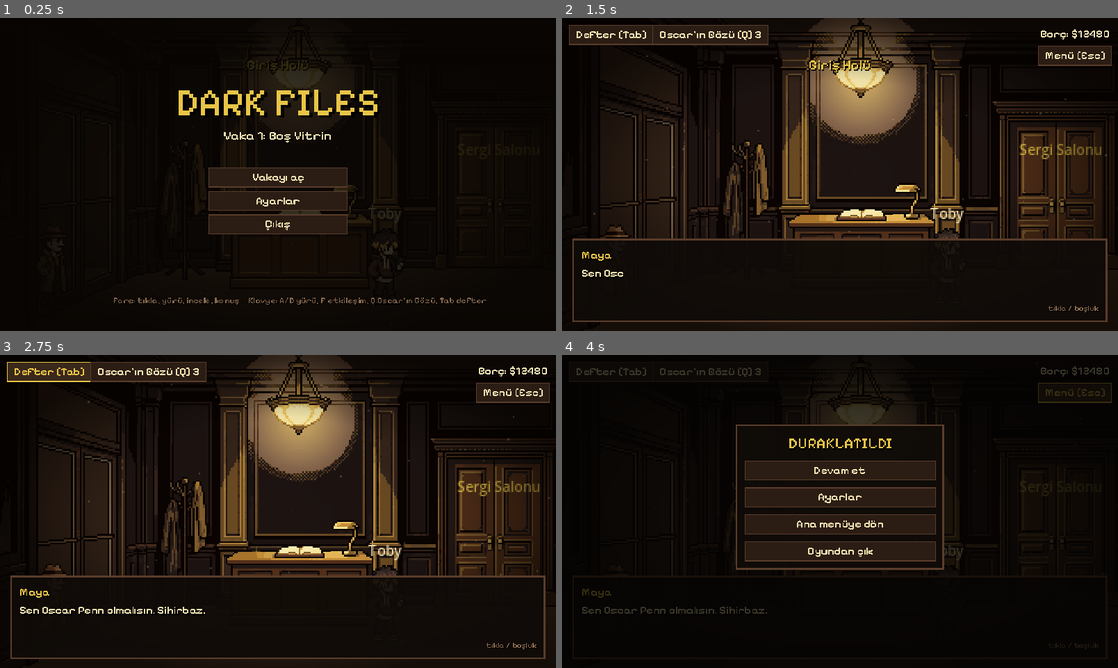
Above: before the commit, frames 1-4 (two rows, left to right).
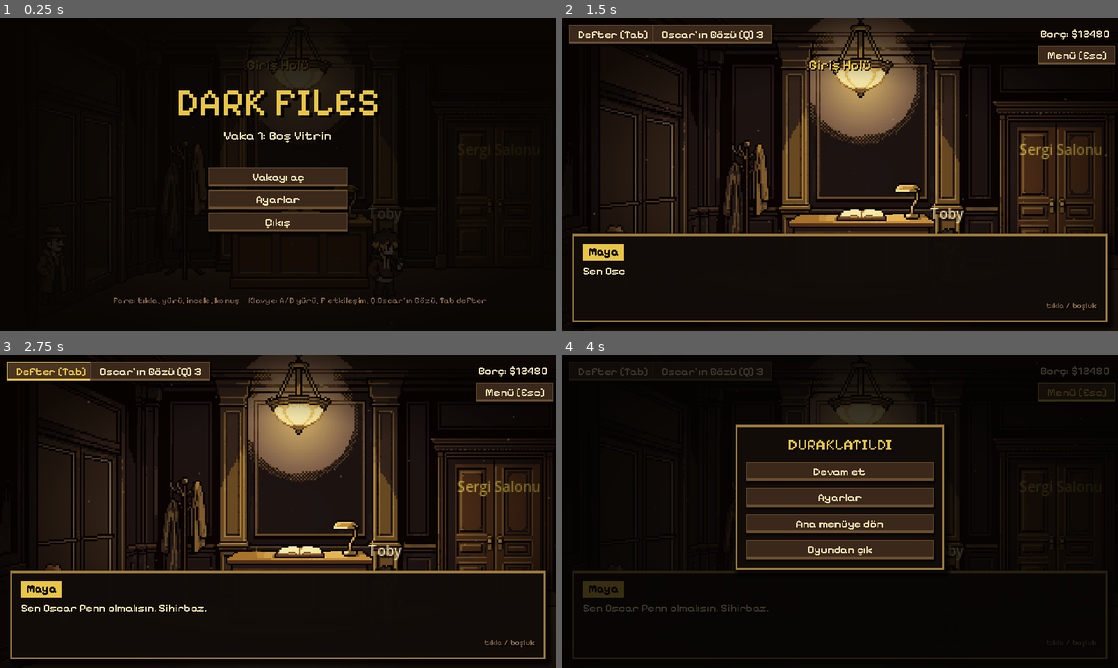
Above: after the commit, the same moments.

Repository: beratakkuloglu/darkfiles
Game: Godot game, scene res://scenes/main.tscn
The game is run twice, just before and just after one commit, with the same random seed, the same clock (stepped at 60 frames per second) and the same inputs.
Inputs (mouse positions are in pixels of both pictures, inside the frame that each line leads up to):
- Up to frame 1 (0.25 s): no input
- Up to frame 2 (1.5 s): click "Vakayı aç" at 0.5 s; tap Enter at 1.25 s; move the mouse to (962, 158) at 1.27 s; hold Right (ui_right) from 1.28 s (still down); tap F at 1.35 s; click (962, 158) at 1.42 s
- Up to frame 3 (2.75 s): tap Space at 1.52 s; release Right (ui_right) at 2 s; click "Defter [Tab]" at 2 s
- Up to frame 4 (4 s): click "Oscar'ın Gözü [Q] 3" at 2.75 s; click "Menü [Esc]" at 3.5 s

The runs differ from the first frame. In frame 1, 1.5% of the frame differs, in the area x 37-63%, y 53-70%; in frame 2, 3.9%; in frame 3, 4.2%; in frame 4, 5.4%, in the area x 1-100%, y 4-94%.

Commit message:
Mantar pano kanıt tahtası ve 2003 havasında arayüz
Defter artık bir mantar pano: kanıtlar raptiyeli polaroidler, üstüne
gelince büyüyüp sağdaki manila kağıtta çizimi ve detayları gösteriyor,
bulunan sonuçlar iki kanıt arasında kırmızı iple çiziliyor. art/ui/board.png
konursa pano arka planı olarak kullanılır. Paneller pirinç çerçeveli ve
gölgeli, butonlar kabartmalı, konuşanın adı sarı dosya sekmesinde.

Co-Authored-By: Claude Opus 5.5 <noreply@anthropic.com>
Claude-Session: https://claude.ai/code/session_01P7wvy34492GasLgDgVuAX2

Diff:
--- a/scripts/main.gd
+++ b/scripts/main.gd
@@ -79,7 +79,12 @@
 var continue_label: Label
 var dialog_choices: VBoxContainer
 var notebook_panel: PanelContainer
-var notebook_list: VBoxContainer
+var notebook_list: Control
+var board_content: Control
+var board_strings: Control
+var board_preview: TextureRect
+var board_cards: Dictionary = {}
+var board_default_info: String = ""
 var notebook_info: Label
 var notebook_title: Label
 var progress_label: Label
@@ -278,27 +283,40 @@
 	th.default_font = _ui_font()
 	th.default_font_size = 13
 
+	# 2003 dosya odası havası: koyu deri panel, pirinç çerçeve, gölge.
 	var panel := StyleBoxFlat.new()
-	panel.bg_color = Color(0.06, 0.043, 0.03, 0.94)
-	panel.border_color = C_BROWN
+	panel.bg_color = Color(0.07, 0.05, 0.035, 0.96)
+	panel.border_color = Color("#9c7a3c")
 	panel.set_border_width_all(2)
-	panel.set_content_margin_all(10)
+	panel.border_width_top = 3
+	panel.set_content_margin_all(12)
+	panel.shadow_color = Color(0, 0, 0, 0.7)
+	panel.shadow_size = 6
+	panel.shadow_offset = Vector2(3, 4)
 	th.set_stylebox("panel", "PanelContainer", panel)
 
+	# Kabartmalı (bevel) butonlar: üst kenar açık, alt kenar koyu, basınca içeri göçer.
 	var btn := StyleBoxFlat.new()
-	btn.bg_color = C_DARK
-	btn.border_color = C_BROWN
+	btn.bg_color = Color("#3a281b")
+	btn.border_color = Color("#6b4e2e")
 	btn.set_border_width_all(1)
-	btn.content_margin_left = 8
-	btn.content_margin_right = 8
+	btn.border_width_bottom = 3
+	btn.content_margin_left = 10
+	btn.content_margin_right = 10
 	btn.content_margin_top = 3
-	btn.content_margin_bottom = 3
+	btn.content_margin_bottom = 2
+	btn.shadow_color = Color(0, 0, 0, 0.5)
+	btn.shadow_size = 2
+	btn.shadow_offset = Vector2(1, 2)
 	var btn_hover := btn.duplicate() as StyleBoxFlat
 	btn_hover.border_color = C_YELLOW
-	btn_hover.bg_color = Color("#3a281b")
+	btn_hover.bg_color = Color("#4a3423")
 	var btn_pressed := btn.duplicate() as StyleBoxFlat
-	btn_pressed.bg_color = C_BROWN
+	btn_pressed.bg_color = Color("#2b1d14")
 	btn_pressed.border_color = C_YELLOW
+	btn_pressed.border_width_bottom = 1
+	btn_pressed.border_width_top = 3
+	btn_pressed.shadow_size = 0
 	var btn_disabled := btn.duplicate() as StyleBoxFlat
 	btn_disabled.bg_color = Color(0.1, 0.07, 0.05)
 	th.set_stylebox("normal", "Button", btn)
@@ -406,7 +424,18 @@
 	vb.size_flags_horizontal = Control.SIZE_EXPAND_FILL
 	hb.add_child(vb)
 	name_label = Label.new()
-	name_label.add_theme_color_override("font_color", C_YELLOW)
+	# Konuşanın adı, dosya sekmesi gibi sarı etiket üstünde koyu yazı.
+	var tag := StyleBoxFlat.new()
+	tag.bg_color = C_YELLOW
+	tag.content_margin_left = 6
+	tag.content_margin_right = 6
+	tag.content_margin_top = 1
+	tag.content_margin_bottom = 1
+	name_label.add_theme_stylebox_override("normal", tag)
+	name_label.add_theme_color_override("font_color", C_BLACK)
+	name_label.add_theme_constant_override("shadow_offset_x", 0)
+	name_label.add_theme_constant_override("shadow_offset_y", 0)
+	name_label.size_flags_horizontal = Control.SIZE_SHRINK_BEGIN
 	vb.add_child(name_label)
 	dialog_text = Label.new()
 	dialog_text.autowrap_mode = TextServer.AUTOWRAP_WORD_SMART
@@ -422,49 +451,86 @@
 	continue_label.add_theme_font_size_override("font_size", 9)
 	vb.add_child(continue_label)
 
-	# Defter
+	# Defter: mantar pano. Kanıtlar raptiyeli polaroidler, bağlantılar kırmızı ip.
 	notebook_panel = PanelContainer.new()
-	notebook_panel.position = Vector2(24, 40)
-	notebook_panel.custom_minimum_size = Vector2(VIEW_W - 48, VIEW_H - 56)
+	notebook_panel.position = Vector2(8, 8)
+	notebook_panel.custom_minimum_size = Vector2(VIEW_W - 16, VIEW_H - 16)
 	notebook_panel.visible = false
+	notebook_panel.add_theme_stylebox_override("panel", _board_style())
 	ui_root.add_child(notebook_panel)
 	var nhb := HBoxContainer.new()
+	nhb.add_theme_constant_override("separation", 10)
 	notebook_panel.add_child(nhb)
 	var left := VBoxContainer.new()
-	left.custom_minimum_size = Vector2(270, 0)
+	left.custom_minimum_size = Vector2(392, 0)
 	nhb.add_child(left)
 	notebook_title = Label.new()
-	notebook_title.add_theme_color_override("font_color", C_YELLOW)
-	notebook_title.add_theme_font_size_override("font_size", 14)
+	notebook_title.add_theme_color_override("font_color", C_PALE)
+	notebook_title.add_theme_font_size_override("font_size", 16)
+	notebook_title.add_theme_constant_override("shadow_offset_x", 2)
+	notebook_title.add_theme_constant_override("shadow_offset_y", 2)
 	left.add_child(notebook_title)
 	var scroll := ScrollContainer.new()
-	scroll.custom_minimum_size = Vector2(270, 255)
+	scroll.custom_minimum_size = Vector2(392, 300)
 	scroll.horizontal_scroll_mode = ScrollContainer.SCROLL_MODE_DISABLED
 	left.add_child(scroll)
-	notebook_list = VBoxContainer.new()
-	notebook_list.size_flags_horizontal = Control.SIZE_EXPAND_FILL
-	scroll.add_child(notebook_list)
+	board_content = Control.new()
+	scroll.add_child(board_content)
+	notebook_list = GridContainer.new()
+	(notebook_list as GridContainer).columns = 6
+	notebook_list.position = Vector2(6, 6)
+	notebook_list.add_theme_constant_override("h_separation", 6)
+	notebook_list.add_theme_constant_override("v_separation", 8)
+	board_content.add_child(notebook_list)
+	board_strings = Control.new()
+	board_strings.mouse_filter = Control.MOUSE_FILTER_IGNORE
+	board_content.add_child(board_strings)
+
+	# Sağda manila dosya kağıdı
+	var paper := PanelContainer.new()
+	paper.size_flags_horizontal = Control.SIZE_EXPAND_FILL
+	var pst := StyleBoxFlat.new()
+	pst.bg_color = Color("#d8c493")
+	pst.border_color = Color("#8a6a3a")
+	pst.set_border_width_all(1)
+	pst.set_content_margin_all(8)
+	pst.shadow_color = Color(0, 0, 0, 0.5)
+	pst.shadow_size = 4
+	pst.shadow_offset = Vector2(2, 3)
+	paper.add_theme_stylebox_override("panel", pst)
+	nhb.add_child(paper)
 	var right := VBoxContainer.new()
-	right.size_flags_horizontal = Control.SIZE_EXPAND_FILL
-	nhb.add_child(right)
+	right.add_theme_constant_override("separation", 4)
+	paper.add_child(right)
 	progress_label = Label.new()
 	progress_label.autowrap_mode = TextServer.AUTOWRAP_WORD_SMART
-	progress_label.custom_minimum_size = Vector2(280, 0)
-	progress_label.add_theme_color_override("font_color", C_YELLOW)
+	progress_label.custom_minimum_size = Vector2(190, 0)
+	_paper_label(progress_label, 11, Color("#7a1f12"))
 	right.add_child(progress_label)
+	board_preview = TextureRect.new()
+	board_preview.custom_minimum_size = Vector2(190, 72)
+	board_preview.expand_mode = TextureRect.EXPAND_IGNORE_SIZE
+	board_preview.stretch_mode = TextureRect.STRETCH_KEEP_ASPECT_CENTERED
+	right.add_child(board_preview)
+	var info_scroll := ScrollContainer.new()
+	info_scroll.custom_minimum_size = Vector2(190, 86)
+	info_scroll.size_flags_vertical = Control.SIZE_EXPAND_FILL
+	info_scroll.horizontal_scroll_mode = ScrollContainer.SCROLL_MODE_DISABLED
+	right.add_child(info_scroll)
 	notebook_info = Label.new()
 	notebook_info.autowrap_mode = TextServer.AUTOWRAP_WORD_SMART
-	notebook_info.custom_minimum_size = Vector2(280, 140)
-	notebook_info.size_flags_vertical = Control.SIZE_EXPAND_FILL
-	right.add_child(notebook_info)
+	notebook_info.custom_minimum_size = Vector2(180, 0)
+	_paper_label(notebook_info, 11, Color("#2b1d14"))
+	info_scroll.add_child(notebook_info)
 	var hint_btn := Button.new()
 	hint_btn.text = "Maya'ya sor (ipucu)"
 	hint_btn.pressed.connect(func():
 		_sfx("click")
+		board_preview.texture = null
 		notebook_info.text = _hint_text())
 	right.add_child(hint_btn)
 	notebook_inspect_btn = Button.new()
-	notebook_inspect_btn.text = "Seçili ipucunu yakından incele"
+	notebook_inspect_btn.text = "Yakından incele"
 	notebook_inspect_btn.visible = false
 	notebook_inspect_btn.pressed.connect(func():
 		if notebook_selected != "":
@@ -472,11 +538,11 @@
 			open_inspect(sel, func(): notebook_info.text = _clue_text(sel)))
 	right.add_child(notebook_inspect_btn)
 	link_button = Button.new()
-	link_button.text = "Kanıt tahtası: iki ipucunu bağla"
+	link_button.text = "İki kanıtı iple bağla"
 	link_button.pressed.connect(_start_link)
 	right.add_child(link_button)
 	accuse_button = Button.new()
-	accuse_button.text = "FCD sorgu odasına git ve suçla"
+	accuse_button.text = "Sorgu odasına git ve suçla"
 	accuse_button.add_theme_color_override("font_color", C_YELLOW)
 	accuse_button.pressed.connect(_open_accuse)
 	right.add_child(accuse_button)
@@ -1351,58 +1417,35 @@
 	for c in notebook_list.get_children():
 		notebook_list.remove_child(c)
 		c.queue_free()
+	board_cards.clear()
 	match select_mode:
 		"show":
-			notebook_title.text = "KANIT GÖSTER"
+			notebook_title.text = "KANIT GÖSTER  (parlayanlar bu kişiyle ilgili)"
 		"link":
-			notebook_title.text = "KANIT TAHTASI"
+			notebook_title.text = "KANIT TAHTASI  (bağlanacak iki kanıtı seç)"
 		_:
-			notebook_title.text = "DEFTER  (" + str(clues.size()) + " ipucu)"
-	if clues.is_empty():
-		var empty := Label.new()
-		empty.text = "Henüz ipucu yok. Mekanlardaki parlayan noktalara tıkla."
-		empty.autowrap_mode = TextServer.AUTOWRAP_WORD_SMART
-		empty.custom_minimum_size = Vector2(250, 0)
-		notebook_list.add_child(empty)
+			notebook_title.text = "KANIT TAHTASI  (" + str(clues.size()) + " kanıt)"
 	var shows: Dictionary = {}
 	if select_mode == "show" and current_npc != "":
 		shows = data["dialogues"][current_npc].get("show", {})
 	var ids: Array = clues.keys()
 	if not shows.is_empty():
-		# Bu kişiye gösterilebilecek kanıtlar önce ve parlak.
 		var rel: Array = ids.filter(func(i): return shows.has(i))
 		var rest: Array = ids.filter(func(i): return not shows.has(i))
 		ids = rel + rest
 	for id in ids:
-		var b := Button.new()
-		var nm := str(data["clues"][id]["name"])
-		if shows.has(id):
-			nm = "* " + nm
-			b.add_theme_color_override("font_color", C_YELLOW)
-		if id == link_first:
-			nm = "> " + nm
-			b.add_theme_color_override("font_color", C_YELLOW)
-		b.text = nm
-		b.alignment = HORIZONTAL_ALIGNMENT_LEFT
-		b.pressed.connect(_on_clue_pressed.bind(str(id)))
-		notebook_list.add_child(b)
-		if shows.has(id):
-			var gt := b.create_tween().set_loops()
-			gt.tween_property(b, "modulate", Color(1.3, 1.2, 0.8), 0.5)
-			gt.tween_property(b, "modulate", Color(1, 1, 1), 0.5)
-	if not deductions.is_empty():
-		var sep := Label.new()
-		sep.text = "SONUÇLAR"
-		sep.add_theme_color_override("font_color", C_YELLOW)
-		notebook_list.add_child(sep)
-		for d in data["deductions"]:
-			if deductions.has(d["id"]):
-				var lb := Label.new()
-				lb.text = "- " + str(d["text"])
-				lb.autowrap_mode = TextServer.AUTOWRAP_WORD_SMART
-				lb.custom_minimum_size = Vector2(250, 0)
-				notebook_list.add_child(lb)
-	notebook_info.text = info
+		_add_board_card(str(id), shows.has(id))
+	board_content.custom_minimum_size = notebook_list.get_combined_minimum_size() + Vector2(12, 12)
+	_draw_board_strings.call_deferred()
+	if clues.is_empty():
+		info = "Henüz kanıt yok. Mekanlardaki parlayan noktalara tıkla."
+	var concl := ""
+	for d in data["deductions"]:
+		if deductions.has(d["id"]):
+			concl += "\n- " + str(d["text"])
+	board_default_info = info + ("\n\nSONUÇLAR" + concl if concl != "" else "")
+	board_preview.texture = null
+	notebook_info.text = board_default_info
 	notebook_selected = ""
 	notebook_inspect_btn.visible = false
 	var req: Array = data["final"]["required"]
@@ -1410,10 +1453,135 @@
 	for rid in req:
 		if deductions.has(rid):
 			done += 1
-	progress_label.text = "Gerekli sonuçlar: " + str(done) + "/" + str(req.size()) + "\n(NASIL, FIRSAT, MOTİF, FİZİKSEL KANIT)"
+	progress_label.text = "Gerekli sonuçlar: " + str(done) + "/" + str(req.size()) + "\nNASIL, FIRSAT, MOTİF, FİZİKSEL KANIT"
 	_update_hud()
 	link_button.visible = select_mode == ""
 	accuse_button.visible = select_mode == "" and _final_ready()
+
+
+## Bir kanıt polaroidi: çizim, ad, raptiye; üstüne gelince büyür ve sağda detayı gösterir.
+func _add_board_card(id: String, relevant: bool) -> void:
+	var b := Button.new()
+	b.custom_minimum_size = Vector2(58, 70)
+	b.focus_mode = Control.FOCUS_NONE
+	var st := StyleBoxFlat.new()
+	st.bg_color = Color("#efe6cf")
+	st.shadow_color = Color(0, 0, 0, 0.55)
+	st.shadow_size = 3
+	st.shadow_offset = Vector2(2, 2)
+	st.set_border_width_all(2)
+	st.border_color = Color("#efe6cf")
+	if relevant:
+		st.border_color = C_YELLOW
+	if id == link_first:
+		st.border_color = Color("#b3261e")
+	var hv := st.duplicate() as StyleBoxFlat
+	hv.border_color = C_YELLOW if id != link_first else Color("#b3261e")
+	b.add_theme_stylebox_override("normal", st)
+	b.add_theme_stylebox_override("hover", hv)
+	b.add_theme_stylebox_override("pressed", hv)
+	notebook_list.add_child(b)
+	var icon := TextureRect.new()
+	icon.position = Vector2(5, 5)
+	icon.size = Vector2(48, 46)
+	icon.expand_mode = TextureRect.EXPAND_IGNORE_SIZE
+	icon.stretch_mode = TextureRect.STRETCH_KEEP_ASPECT_CENTERED
+	icon.texture = _art("items/" + id)
+	icon.mouse_filter = Control.MOUSE_FILTER_IGNORE
+	b.add_child(icon)
+	if icon.texture == null:
+		var ph := ColorRect.new()
+		ph.position = icon.position
+		ph.size = icon.size
+		ph.color = Color("#3a2a1e")
+		ph.mouse_filter = Control.MOUSE_FILTER_IGNORE
+		b.add_child(ph)
+	var lb := Label.new()
+	lb.text = str(data["clues"][id]["name"])
+	lb.position = Vector2(2, 52)
+	lb.size = Vector2(54, 16)
+	lb.clip_text = true
+	lb.horizontal_alignment = HORIZONTAL_ALIGNMENT_CENTER
+	_paper_label(lb, 8, Color("#2b1d14"))
+	lb.mouse_filter = Control.MOUSE_FILTER_IGNORE
+	b.add_child(lb)
+	var pin := ColorRect.new()
+	pin.size = Vector2(5, 5)
+	pin.position = Vector2(26, -2)
+	pin.color = Color("#b3261e")
+	pin.mouse_filter = Control.MOUSE_FILTER_IGNORE
+	b.add_child(pin)
+	var rng := RandomNumberGenerator.new()
+	rng.seed = hash(id)
+	b.pivot_offset = Vector2(29, 35)
+	b.rotation = deg_to_rad(rng.randf_range(-4.0, 4.0))
+	b.pressed.connect(_on_clue_pressed.bind(id))
+	b.mouse_entered.connect(func():
+		b.scale = Vector2(1.18, 1.18)
+		b.z_index = 2
+		board_preview.texture = _art("items/" + id)
+		notebook_info.text = _clue_text(id))
+	b.mouse_exited.connect(func():
+		b.scale = Vector2.ONE
+		b.z_index = 0
+		if notebook_selected != "":
+			board_preview.texture = _art("items/" + notebook_selected)
+			notebook_info.text = _clue_text(notebook_selected)
+		else:
+			board_preview.texture = null
+			notebook_info.text = board_default_info)
+	if relevant:
+		var gt := b.create_tween().set_loops()
+		gt.tween_property(b, "modulate", Color(1.3, 1.2, 0.85), 0.5)
+		gt.tween_property(b, "modulate", Color(1, 1, 1), 0.5)
+	board_cards[id] = b
+
+
+## Bulunan her sonuç için iki kanıtın raptiyeleri arasına kırmızı ip.
+func _draw_board_strings() -> void:
+	for c in board_strings.get_children():
+		board_strings.remove_child(c)
+		c.queue_free()
+	for d in data["deductions"]:
+		if not deductions.has(d["id"]):
+			continue
+		var p: Array = d["pair"]
+		if not board_cards.has(p[0]) or not board_cards.has(p[1]):
+			continue
+		var a: Control = board_cards[p[0]]
+		var b: Control = board_cards[p[1]]
+		var line := Line2D.new()
+		line.width = 1.5
+		line.default_color = Color("#b3261e")
+		var pa := notebook_list.position + a.position + Vector2(28, 0)
+		var pb := notebook_list.position + b.position + Vector2(28, 0)
+		var mid := (pa + pb) / 2.0 + Vector2(0, 10)   # ip biraz sarkar
+		line.points = PackedVector2Array([pa, mid, pb])
+		board_strings.add_child(line)
+
+
+func _board_style() -> StyleBox:
+	var tex := _art("ui/board")
+	if tex:
+		var sb := StyleBoxTexture.new()
+		sb.texture = tex
+		sb.set_content_margin_all(14)
+		return sb
+	var f := StyleBoxFlat.new()
+	f.bg_color = Color("#7a5232")
+	f.border_color = Color("#2b1d14")
+	f.set_border_width_all(6)
+	f.set_content_margin_all(12)
+	f.shadow_color = Color(0, 0, 0, 0.6)
+	f.shadow_size = 6
+	return f
+
+
+func _paper_label(lb: Label, size: int, col: Color) -> void:
+	lb.add_theme_font_size_override("font_size", size)
+	lb.add_theme_color_override("font_color", col)
+	lb.add_theme_constant_override("shadow_offset_x", 0)
+	lb.add_theme_constant_override("shadow_offset_y", 0)
 
 
 func _on_clue_pressed(id: String) -> void:
